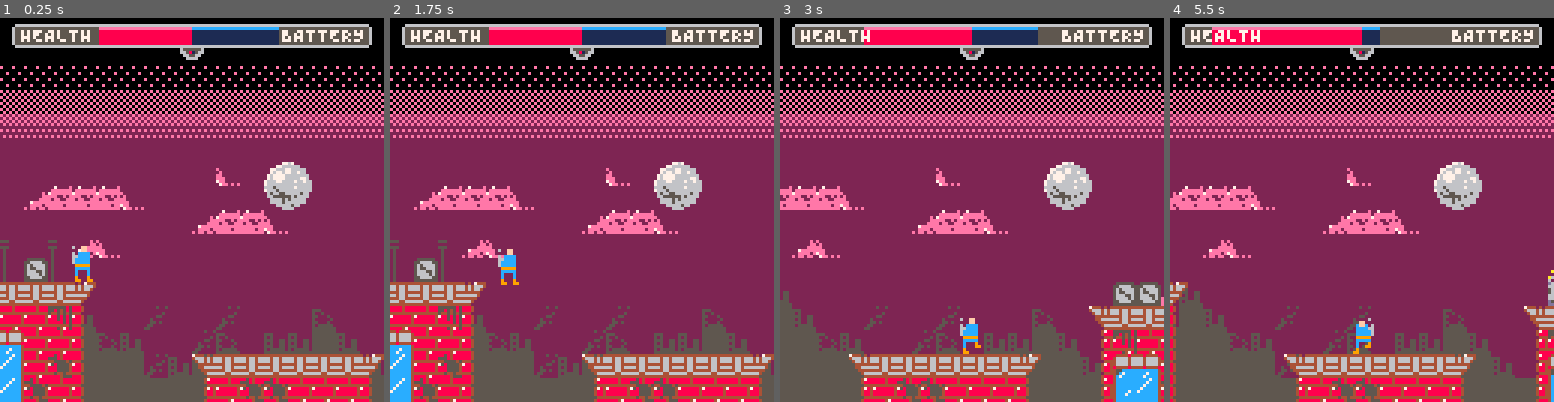
Above: before the commit, frames 1-4 (left to right).
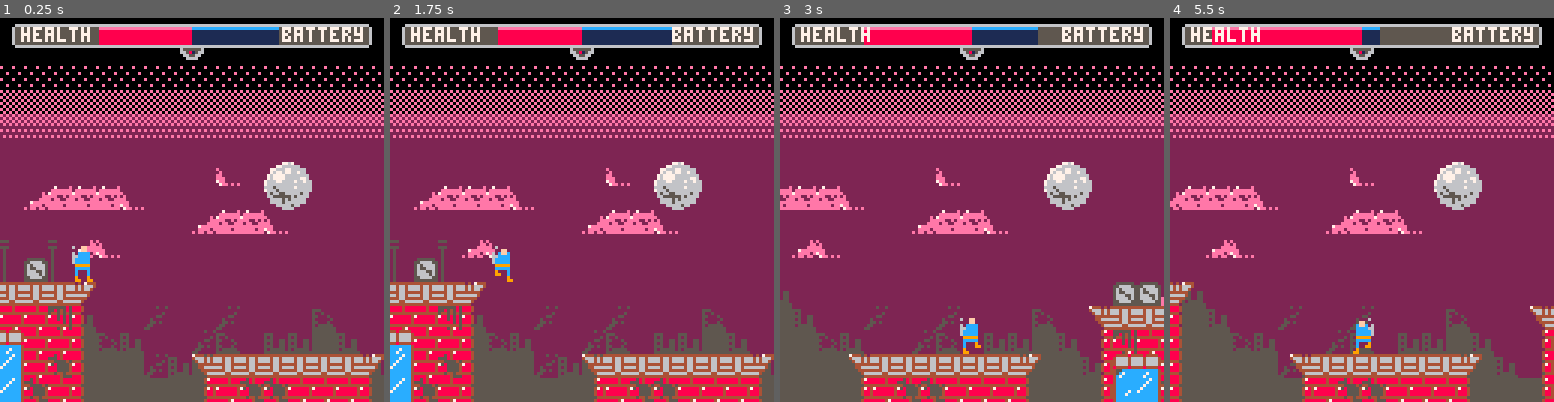
Above: after the commit, the same moments.

Repository: evanminto/ludum-dare-44
Game: PICO-8 cartridge ludum-dare-44.p8
The game is run twice, just before and just after one commit, with the same random seed, the same clock (stepped at 60 frames per second) and the same inputs.
Inputs:
- Up to frame 1 (0.25 s): no input
- Up to frame 2 (1.75 s): tap X (X key) at 0.33, 1.07 s; tap O (Z key) at 0.7, 1.7 s; hold Right from 1.6 s (still down)
- Up to frame 3 (3 s): tap X (X key) at 1.85, 2.97 s; release Right at 2.1 s; tap O (Z key) at 2.1, 2.5, 2.9 s; hold Up 2.15-2.42 s; hold Right from 2.47 s (still down)
- Up to frame 4 (5.5 s): release Right at 3.03 s; hold Left 3.08-3.58 s; tap O (Z key) every 0.4 s from 3.3 to 5.3 s; hold Right 4.02-4.68 s; tap X (X key) at 4.08, 5.2 s; hold Up 4.73-5.03 s; hold Left from 5.08 s (still down)

The runs differ from the first frame. In frame 1, 0.4% of the frame differs, in the area x 5-95%, y 2-7%; in frame 2, 1.0%; in frame 3, 0.4%; in frame 4, 20%, in the area x 0-100%, y 2-100%.

Commit message:
new level & sprite data
level data ~80% done, updated sprites, added powerups

Diff:
--- a/ludum-dare-44.p8
+++ b/ludum-dare-44.p8
@@ -35,7 +35,7 @@
 
   layers = {
     {
-      start = {0,48},
+      start = {112,16},
       size = {16,31},
       camerafollow = 0,
       transparent = 11,
@@ -67,6 +67,9 @@
     {
       start = {0,32},
     },
+    {
+      start = {0,48},
+    },
   },
 
   -- player animation
@@ -103,8 +106,8 @@
   enemyanimrate = 8,
 
   -- ui
-  healthtext = 'HEALTH',
-  timetext = 'BATTERY',
+  healthtext = 'health',
+  timetext = 'battery',
 }
 
 -- class.lua
@@ -1185,169 +1188,170 @@
 
 
 
+
 __gff__
 0000010101010303030001030300000000000000030303030301010303000000000000000000010100400003030000000000000101010101040810200000000001010000000000000000000000000000010100000000000000000000000000000000000000000000000000000000010100000000000000000000000000000101
 0000000000000000000000000000000000000000000000000000000000000000000000000000000000000000000000000000000000000000000000000000000000000000000000000000000000000000000000000000000000000000000000000000000000000000000000000000000000000000000000000000000000000000
 __map__
-0f0f0f0f0f0f0f0f0f0f0f0f0f0f0f0f0f0f0f0f0f0f0f0f0f0f0f0f0f0f0f0f0f0f0f0f0f0f0f0f0f0f0f0f0f0f0f000000000000000000000000000000000000000000000000000000000000000000000000000000000000000000000000000000000000000000000000000000000000000000000000000000000000000000
+0f0f0f0f0f0f0f0f0f0f0f0f0f0f0f0f0f0f0f0f0f0f0f0f0f0f0f0f0f0f0f0f0f0f0f0f0f0f0f0f0f0f0f0f0f0f0f0f0f0f0f0f0f0f0f00000000000000000000000000000000000000000000000000001717171717171717000000000000000000000000000000000000000000000000000000000000000000000000000000
 0f0f0f0f0f0f0f0f0f0f0f0f0f0f0f0f0f0f0f0f0f0f0f0f0f0f0f0f0f0f0f0f0f0f0f0f0f0f0f0f0f0f0a0f0f0f0f000000000000000000000000000000000000000000000000000000000000000000000000000000000000000000000000000000000000000000000000000000000000000000000000000000000000000000
 0f0f0f0f0f0f0f0f0f0f0f0f0f0f0f0f0f0f0f0f0f0f0f0f0f0f0f0f0f0f0f0f0f0f0f0f0f0f0f0f0f0f1a0f0f0f0f000000000000000000000000000000000000000000000000000000000a00000000000000000000000000000000000000000000000000000000000000000000000000000000000000000000000000000000
-0f0f0f0f0f0f0f0f0f0f0f0f0f0f0f0f0f0f0f0f0f0f0f0f0f0f0f0f0f0f0f0f0f0f0f0f0f0f0f0f0f0f1a0f0f0f0f000000000000000000000000000000000000000000000000000000001a38000000000019000000000000000000000000000000000000000000000000000000000000000000000000000000000000000000
+0f0f0f0f0f0f0f0f0f0f0f0f0f0f0f0f0f0f0f0f0f0f0f0f0f0f0f0f0f0f0f0f0f0f0f0f0f0f0f0f0f0f1a0f0f0f0f000000000000000000000000000000000000000000000000000000381a0f000000000019000000000000000000000000000000000000000000000000000000000000000000000000000000000000000000
 0f0f0f0f0f0f0f0f0f0f0f0f0f0f0f0f0f0f0f0f0f0f0f0f0f0f0f0f0f0f0f0f0f0f0f0f0f0f0f0f0f0f1a0f0f0f0f000000000000000000000000000000000000000000000000000000060707080f0f060707080000000000000000000000000000000000000000000000000000000000000000000000000000000000000000
 0f0f0f0f0f0f0f0f0f0f0f0f0f0f0f0f0f0f0f0f0f0f0f0f0f0f0f0f0f0f0f0f0f0f0f0f0f0f0f0f0f0f1a0f0f0f0f000000000000000000000000000000000000000000000000000000161515183b19161514180000000000000000000000000000000000000000000000000000000000000000000000000000000000000000
 0f0f0f0f0f0f0f0f0f0f0f0f0f0f0f0f0f0f0f0f0f0f0f0f0f0f0f0f0f0f0f0f0f0f0f0f0f0f0f0f0f0f193b38190f000000000000000000000000000000000000000000000000000006070707070707070707070800000000000000000000000000000000000000000000000000000000000000000000000000000000000000
 0f0f0f0f0f0f0f0f0f0f0f0f0f0f0f0f0f0f0f0f0f0f0f0f0f0f0f0f0f0f0f0f0f0f0f0f0f0f0f0f0f060707070708000000000000000000000000000000000000000000000000000000061717141717141417080000000000000000000000000000000000000000000000000000000000000000000000000000000000000000
-0f0f0f0f0f0f0f0f0f0f0f0f0f0f0f0f0f0f0f0f0f0f0f0f0f0f0f0f0f0f0f0f0f0f0f0f0f0f0f0f0f161417171518000000000000000000000000000000000000000000000607080000160b0c170b0c170b0c1800000000000f0f0f0f0f0f0f0f0f0f0f0f0f0f0f0f0000000000000000000000000000000000000000000000
-0a0f0a0f0f0f0f0f0f0f0f0f0f0f0f0f0f0f0f0f0f0f0f0f0f0f0f0f0f0f0f0f0f0f0f0f0f0f0f0f0f16170b0c1718000000000000000000000000000000000000000000001617180000161b1c171b1c151b1c1800000000000f0f0f0f0f0f0f0f0f0f0f0f0f0f0f0f0000000000000000000000000a00000000000000000000
+0f0f0f0f0f0f0f0f0f0f0f0f0f0f0f0f0f0f0f0f0f0f0f0f0f0f0f0f0f0f0f0f0f0f0f0f0f0f0f0f0f161417171518000000000000000000000000000000000000000000000607080000160b0c170b0c170b0c1800000000000f0f0f0f0f0f0f0f0f0f0f0f0f0f0f0f00000000003c0000000000000000000000000000000000
+0a0f0a0f0f0f0f0f0f0f0f0f0f0f0f0f0f0f0f0f0f0f0f0f0f0f0f0f0f0f0f0f0f0f0f0f0f0f0f0f0f16170b0c1718290000000000000000000000000000000000000000001617180000161b1c171b1c151b1c1800000000000f0f0f0f0f0f0f0f0f0f0f0f0f0f0f0f0000000000000000000000000a00000000000000000000
 1a191a390f0f0f0f0f0f0f0f0f0f0f0f0f0f0f0f0f0f0f0f0f0f0f0f0f0f0f0f0f0f0f0f0f0607070707171b1c170800000000000000000000000000000000000000000f3b1617180000161b1c151b1c171b1c1800000000000f0f0f0f0f0f0f0f0f0f0f0f0f0f0f0f0000000000000000000000001a00000000000000000000
 070707080f0f0f0f0f0f0f0f0f0f0f0f0f0f0f19190f3b0f0f380f0f0f0f0f060707080f0f1615171717152b2c1718000000000000000000000000000000000000000006070815180000161b1c171b1c151b1c1800000000000f0f0f0f0f0f0f0f0f0f0f290f0f0f0f0000000000000a00000000001a00000000000000000000
-171714180f0f0f0f0f0f0f0f0f0f0f0f0f0f060707070707070707080f0f0f161517180f0f161715171517191917080000000000000000000000000a0000000000000f16141515180000162b2c172b2c172b2c1800000000000f0f0f0f0f0f0f0f0f0f0f0f0f0f0f0f0000000000001a00000000001a00000000000000000000
-0c1717180f0f0f0f0f0f0f0f0f0f380f0f0f161417171717141717180f0f0f161715180f0f161717151717171717180000000000000000000000001a0000000000000f161717171800001607071707071707071800000000000f0f0f0f0f0f0f0f0f0f0f0f0f0f0f193b00000000001a00000000001a00000000000f0f0f0f0f
-1c1715180f0f0f0f06070707070707080f0f160b0c170b0c170b0c180f0f0f161717180f0f161715171717171717080000000000000000000f38191a000000000f0607081717171800001617151714141717141800000000000f0f0f0f0f0f0f380f0f0f0f0f0f06070707080000000700000000000700000000000607070707
-1c1517180f0f0f0f16171515171717180f0f161b1c151b1c171b1c180f0f0f161717180f0f1615171717171717080f000a0000000a0f0f0f06070708000000000f161715171715180000160b0c170b0c170b0c18000a0a19000f0f0f0a0f0f0f0607080f0f0f0f16141417180000001700000000001500000000001617171717
-0f0f0f0f0f0f0f0f0f0f0f0f0f0f0f0f0f0f0f0f0f0f0f0f0f0f0f0f0f0f0f0f0f0f0f0f0f0f0f0f0f0f0f0f0f0f0f000000000000000000000000000000000000000000000000000000000000000000000f0f0f0f000000000f0f0f0f0f0f0f0f0f0f0f0f0f0f0f0f0f0f0f0000000000000000000000000000000000000000
-0f0f0f0f0f0f0f0f0f0f0f0f0f0f0f0f0f0f0f0f0f0f0f0f0f0f0f0f0f0f0f0f0f0f0f0f0f0f0f0f0f0f0f0f0f0f0f00000000000000000000000000000000000f0000000000000000000000000000000000000f0f0000000000000000000000000f0f0f0f0f0f0f0f0f0f0f0f00000000000000000000000000000000000000
-040404040404040404040404040404040404040404040404040404040404040404040404040404040404040404040404040404040404040404040404040404040404040404040404040404000000000000000000000000000000000000000000000f00000000000000000f0f0000000000000000000000000000000000000000
-0505050505050505050505050505050505050505050505050505050505050505050505050505050505050505050505050505050505050505050505050505050505050505050505050505050000000000000000000000000000060707070707070000000000000000000000000000000000000000000000000000000000000000
-0303030303030303030303030303030303030303030303030303030303030303030303030303030303030303030303030303030303030303030303030303030303030303030303030303030000000000000000000000000000000016171917190000000000000000000000000000000000000000000000000000000000000000
-0202020202020202020202020202020202020202020202020202020202020202020202020202020202020202020202020202020202020202020202020202020202020202020202020202020000000000000000000000000000000006070707070000000000000000000000000000000000000000000000000000000000000000
-0202020202020202023502020202020202020202020202020202020233343434350202020202333502023334343434350202020202020202020202020202020202020202020202020202020000000000000000000000000000000016171717170000000000000000000000000000000000000000000000000000000000000000
-0233343434350202020202020202020202020202333502020202023334343434343535020202020202020202020202020202020202020202020202020202020202020202020202020202020000000000000000000000000000000016171717170000000000000000000000000000000000000000000000000000000000000000
-0202020202020202333434350202020202020202020202020202020202020202020202020202020202020202020202020233343502263334350202020202333502020202020202023335020000000000000000000000000000000006070707070000000000000000000000000000000000000000000000000000000000000000
-02020233350202020202020202020202020202020202020202020202020202020202020202020202020202020202020202020202530202020202020202020202020202020202020202020200000000000000000000000000000000166e6f17170000000000000000000000000000000000000000000000000000000000000000
-02020202020202020202020202020202020202020202020202020202020202023335020202020202020202020202020202020262026402020202020202020202020202333434343502020200000000000000000000000000000000167e7f17170000000000000000000000000000000000000000000000000000000000000000
-02023602020202020202020202020202020233343435020202020202020202020202023334350202020202020226020202026202020264020202020202020226022602020202020202020200000000000000000000000000000000160b0b17170000000000000000000000000000000000000000000000000000000000000000
-26363736020226020226020202270202020202020253020202020202020202020202333434343502020202023602020202620202023602640202020202022736360202020202020202020200000000000000000000000000000000161b1b17170000000000000000000000000000000000000000000000000000000000000000
-27373737273602022627023636373602020202026202640202020202022626260202020202020202020202363702020262767336767673767576760226363737370202020202262602023600000000000000000000000000000000161b1b17170000000000000000000000000000000000000000000000000000000000000000
-37373737373726363737373737373736023670717373737576360202272727020202020202262626023636373770716273737373737373737353767636373737373636363636363636363700000000000000000000000000000000161b1b17170000000000000000000000000000000000000000000000000000000000000000
-37373737373737373737373737373737373737373737373737373636373737757670767053535376703737373737377373737373737373707173757637373737373737373737373737373700000000000000000000000000000000161b1b17170000000000000000000000000000000000000000000000000000000000000000
-…(130 lines of a section not shown)…
+171714180f0f0f0f0f0f0f0f0f0f0f0f0f0f060707070707070707080f0f0f161517180f0f1617151715171919170800000000000a0000000000000a0000000000000f16141515180000162b2c172b2c172b2c1800000000000f0f0f0f0f0f0f0f0f0f0f0f0f0f0f0f0000000000001a00000000001a00000000000000000000
+0c1717180f0f0f0f0f0f0f0f0f0f380f0f0f161417171717141717180f0f0f161715180f0f1617171517171717171800000000001a0000000000001a0000000000000f161717171800001607071707071707071800000000000f0f0f0f0f0f0f0f0f0f0f0f0f0f0f193b00000000001a00000000001a00000000000f0f0f0f0f
+1c1715180f0f0f0f06070707070707080f0f160b0c170b0c170b0c180f0f0f161717180f0f1617151717171717170800000000001a0000000f38191a000000000f0607081717171800001617151714141717141800000000000f0f0f0f0f0f0f380f0f0f0f0f0f06070707080000000700000000000700000000000607070708
+1c1517180f0f0f0f16171515171717180f0f161b1c151b1c171b1c180f0f0f161717180f0f1615171717171717080f000a000000150f0f0f06070708000000000f161715171715180000160b0c170b0c170b0c18000a0a19000f0f0f0a0f0f0f0607080f0f0f0f16141417180000001700000000001500000000001617171718
+0f0f0f0f0f0f0f0f0f0f0f0f0f0f0f0f0f0f0f0f0f0f0f0f0f0f0f0f0f0f0f0f0f0f0f0f0f0f0f0f0f0f0f0f0f0f0f000000000000000000000000000000000000000000000000000000000000000000000f0f0f0f000000000f0f0f0f0f0f0f0f0f0f0f0f0f0f0f0f0f0f0f000000000f0f0f0f0f0f0f0f0f0f0f0f0f0f0f0f
+0f0f0f0f0f0f0f0f0f0f0f0f0f0f0f0f0f0f0f0f0f0f0f0f0f0f0f0f0f0f0f0f0f0f0f0f0f0f0f0f0f0f0f0f0f0f0f00000000000000000000000000000000000f0000000000000000000000000000000000000f0f0000000000000000000000000f0f0f0f0f0f0f0f0f0f0f0f0000000f0f0f0f0f0f0f0f0f0f0f0f0f0f0f0f
+0202020202020202020202020202020202020202020202020202020202020202020202020202020202020202020202020202020202020202020202020202020202020202020202020202020202020202020202020202020202020202020202020202020202020202020202020202020204040404040404040404040404040404
+0202020202020202020202020202020202020202020202020202020202020202020202020202020202020202020202020202020202020202020202020202020202020202020202020202020202020202020202020202020202020202020202020202020202020202020202020202020205050505050505050505050505050505
+0202020202020202020202020202020202020202020202020202020202020202020202020202020202020202020202020202020202020202020202020202020202020202020202020202020202020202020202020202020202020202020202020202020202020202020202020202020203030303030303030303030303030303
+0202020202020202020202020202020202020202020202020202020202020202020202020202020202020202020202020202020202020202020202020202020202020202020202020202020202020233343435020202020202020202020202020202020202020202020202020202020202020202020202020202020202020202
+0202020202020202023502020202020202020202020202020202020233343434350202020202333502023334343434350202020202020202020202020202020202020202020202020202020202333434343434350202020202023334350202020202020202020202020202020233343502020202020202020202024041020202
+0233343434350202020202020202020202020202333502020202023334343434343535020202020202020202020202020202020202020202020202020202020202020202020202020202020202020202020202020202020202020202020202020202020202333435020202020202020202020202020202020202025051020202
+0202020202020202333434350202020202020202020202020202020202020202020202020202020202020202020202020233343502263334350202020202333502020202020202023335020202020202020202260202020202020202020202020202020202020202020233343435020202020202020202020202020202020202
+0202023335020202020202020202020202020202020202020202020202020202020202020202020202020202020202020202020253020202020202020202020202020202020202020202020202020202025353020202333434350202020202020202333435020202023334343434350202020202020202020202020202020202
+0202020202020202020202020202020202020202020202020202020202020202333502020202020202020202020202020202026237640202020202020202020202020233343434350202020202020202623737640202020253260202020202020202020202020202020202020202020202020202020202020202020202020202
+0202360202020202020202020202020202023334343502020202020202020202020202333435020202020202022602020202623737376402020202020202022602260202020202020202020202020262376262376402026237640202020202333435020202020202020202020202020202020202020202020202020202020202
+2636373602022602022602020227020202020202025302020202020202020202020233343434350202020202360202020262373737363764020202020202273636020202020202020202020202026237626273377375717373736426020202020202020202360202020202020202023602020202020202020202020202020202
+2737373727360202262702363637360202020202623764020202020202262626020202020202020202020236370202026237733636377337757676022636373737020202020226260202360202623762717337733773737373737364020253020226020202370202363627272702363702020202020202020202020202020202
+3737373737372636373737373737373602367071737373757636020227272702020202020226262602363637377026627373737373737373735376763637373737363627363636363636377071376273737373737373737373737373757137643636363627373636373737373736373702020202020202020202020202020202
+3737373737373737373737373737373737373737373737373737363637373775767076705353537670373737373762367373737373737370717375763737373737373737373737373737373737373737373737373737373737373737373737373737373737373737373737373737373702020202020202020202020202020202
+…(130 lines of a section not shown)…
Not shown, changed: 69 lines of the sprite sheet (__gfx__) section of ludum-dare-44.p8
